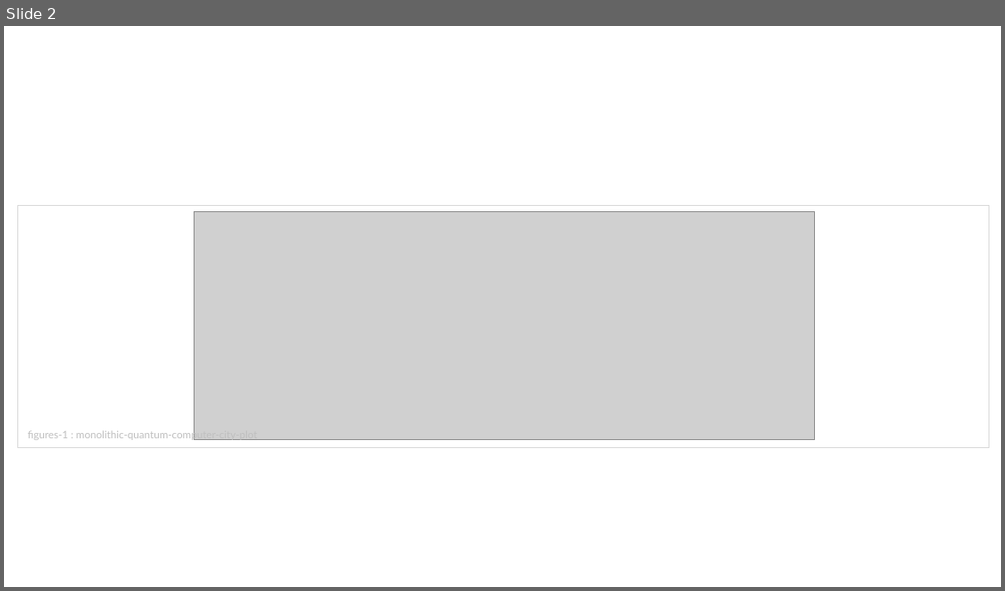
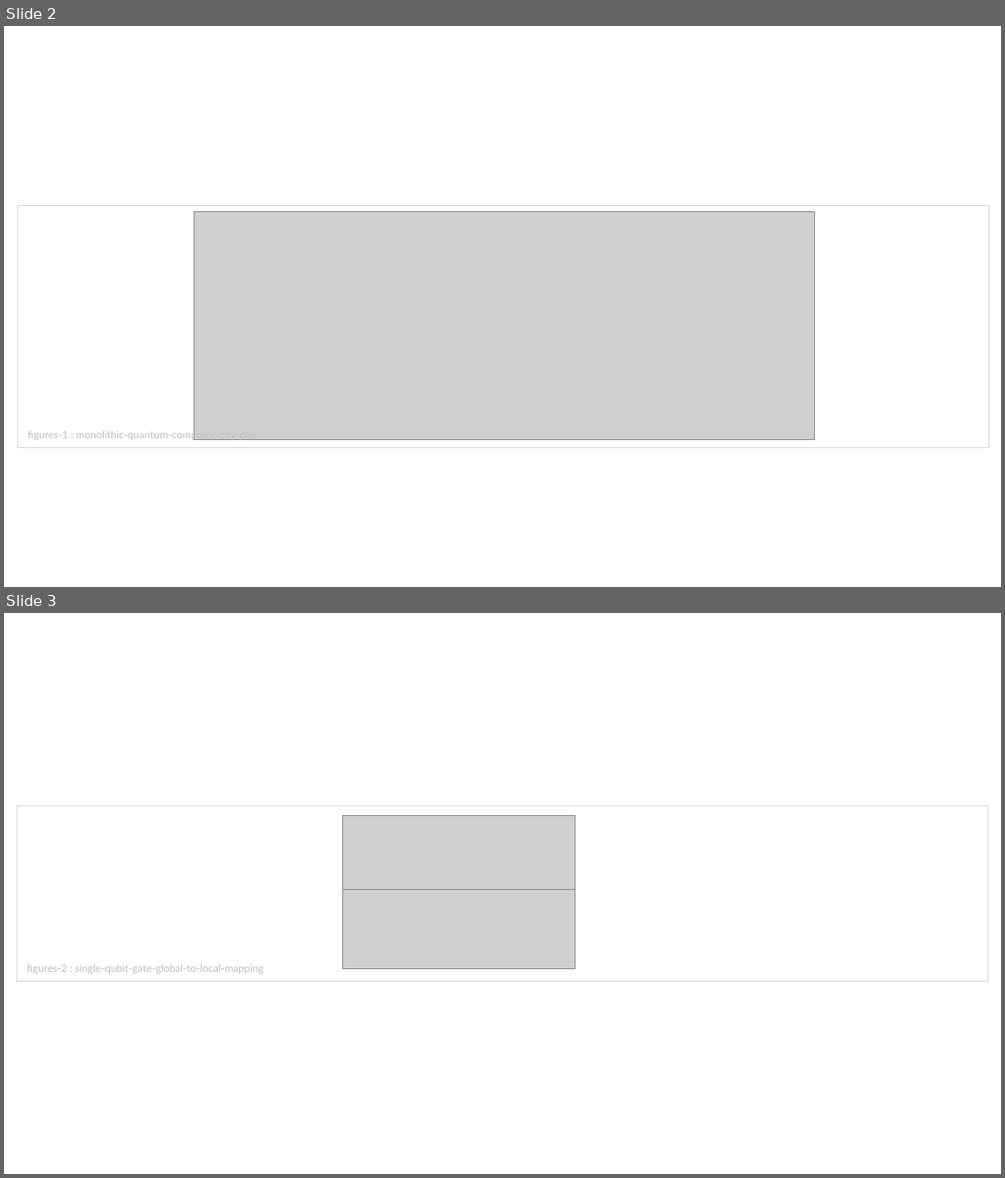
Before and after one commit to brunorijsman/quantum-internet-hackathon-2022, a slide deck: docs/figures/figures.pptx. Shown one above the other, each under a label of ours: slide 2 before the commit, slides 2 and 3 after it. The pictures are 1005x591 and 1005x1178 pixels, drawn with LibreOffice and Linux fonts; fonts in the diff are those of the drawing; grey boxes stand for pictures. Boxes give left, top, right and bottom in pixels: in the first picture for what was removed or moved away, otherwise in the second. Text is boxed around its words. In the diff, an @@ line names an element or a change of style, - is before the commit and + after.

```diff
--- a/docs/figures/figures.pptx
+++ b/docs/figures/figures.pptx
@@ slide 3 added at box(4, 613, 1001, 1174), background #FFFFFF @@
@@ rectangle added at box(16, 806, 987, 981), outline #D9D9D9 1 pt @@
@@ picture added at box(342, 816, 574, 889) @@
@@ picture added at box(342, 889, 574, 968) @@
@@ text added at box(27, 965, 264, 973), 10 pt, text #BFBFBF @@
+figures-2 : single-qubit-gate-global-to-local-mapping
```
Also in this commit, not shown: 4 slides changed, 1 other slide added, 14 other files.
